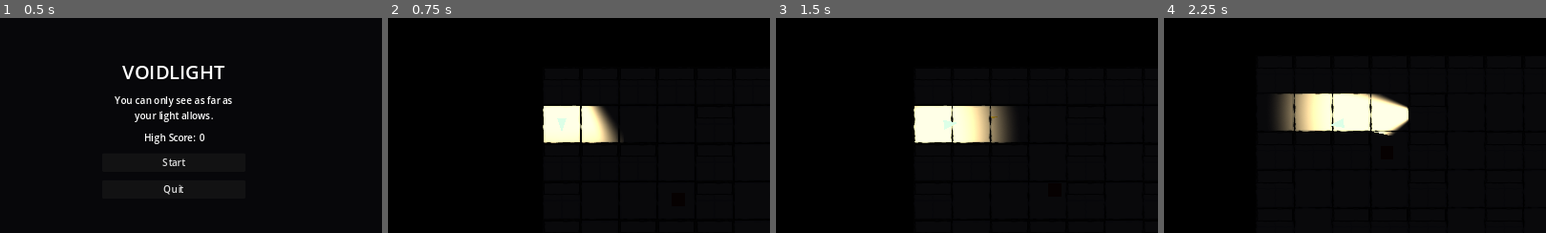
Above: before the commit, frames 1-4 (left to right).
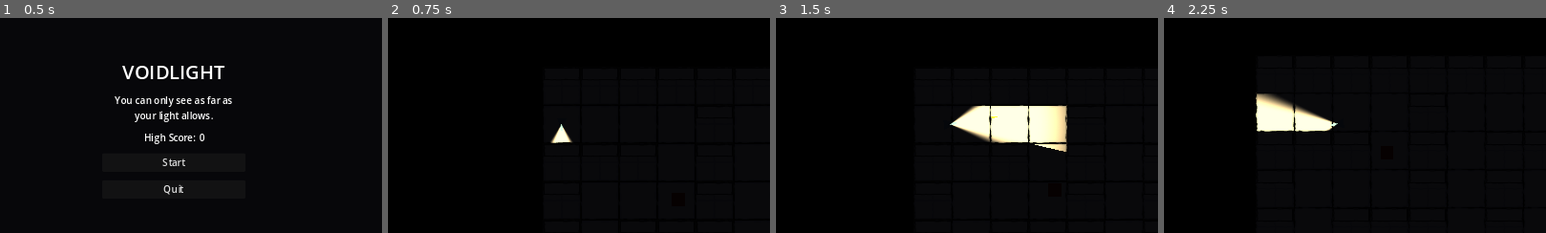
Above: after the commit, the same moments.

Repository: SonponYe/project_Voidlight
Game: Godot game, scene res://scenes/ui/main_menu.tscn
Two runs of this game, one before a commit and one after it. Both use one fixed random seed, a clock stepped at 60 frames per second and the inputs below.
Inputs (mouse positions are % of the whole screen's width and height, from its top left):
- Up to frame 1 (0.5 s): no input
- Up to frame 2 (0.75 s): click "Start" at 0.5 s
- Up to frame 3 (1.5 s): tap Enter at 1.25 s; move the mouse to (72, 45) at 1.27 s; hold D (move_right) from 1.28 s (still down); click (72, 45) at 1.35 s
- Up to frame 4 (2.25 s): move the mouse to (30, 55) at 2.02 s; release D (move_right) at 2.03 s; hold S (move_down) from 2.03 s (still down); tap Shift (sprint) at 2.1 s
The pictures show only the part of the screen within x 27-77%, y 25-75%; the shares and areas given below are measured in that part.

Frame 1 is identical in both runs. In frame 2, 2.9% of the frame differs, in the area x 40-62%, y 40-59%; in frame 3, 6.8%, in the area x 36-77%, y 40-63%; in frame 4, 6.4%.

Commit message:
Fix flashlight rendering behind the player; add muzzle flash
Root cause of "the light doesn't follow the player, it's behind
him": Godot centers a Light2D's texture on the node by default, but
the cone texture's apex (its origin point) was drawn at the image's
left edge, not its center — so the cone always rendered with its
true origin floating a half-texture-width (~140px at the default
scale) behind the player, regardless of aim direction. Rebuilt the
texture on a canvas twice the cone's reach with the apex at the
image's own center and the cone extending into the right half only,
so Godot's default centering now lands the apex exactly on the
player. Verified by rendering the actual texture to a PNG and
visually confirming the apex sits on the center crosshair.

Also added a muzzle flash: an 8-point star burst plus a brief point
light at the gun tip, both on for 60ms per shot. The point light
needed its own small radial cookie texture — same reason the cone
needed one — since a Light2D with no texture renders nothing.

Co-Authored-By: Claude Sonnet 5 <noreply@anthropic.com>

Diff:
--- a/scenes/player/player.tscn
+++ b/scenes/player/player.tscn
@@ -25,6 +25,14 @@
 [node name="GunPoint" type="Marker2D" parent="."]
 position = Vector2(16, 0)
 
+[node name="MuzzleFlash" type="Polygon2D" parent="GunPoint"]
+color = Color(1, 0.95, 0.7, 0.95)
+polygon = PackedVector2Array(12, 0, 3.5, 3.5, 0, 12, -3.5, 3.5, -12, 0, -3.5, -3.5, 0, -12, 3.5, -3.5)
+
+[node name="MuzzleLight" type="PointLight2D" parent="GunPoint"]
+color = Color(1, 0.85, 0.5, 1)
+energy = 2.0
+
 [node name="ShootAudio" type="AudioStreamPlayer2D" parent="."]
 
 [node name="HeartbeatAudio" type="AudioStreamPlayer" parent="."]
--- a/scripts/player/player.gd
+++ b/scripts/player/player.gd
@@ -14,9 +14,12 @@
 @export var sprint_noise_radius := 180.0
 @export var flashlight_range := 260.0
 @export var flashlight_half_angle_deg := 35.0
+@export var muzzle_flash_duration := 0.06
 
 @onready var flashlight: PointLight2D = $Flashlight
 @onready var gun_point: Marker2D = $GunPoint
+@onready var muzzle_flash: Polygon2D = $GunPoint/MuzzleFlash
+@onready var muzzle_light: PointLight2D = $GunPoint/MuzzleLight
 @onready var shoot_audio: AudioStreamPlayer2D = $ShootAudio
 @onready var heartbeat_audio: AudioStreamPlayer = $HeartbeatAudio
 @onready var light_toggle_audio: AudioStreamPlayer2D = $LightToggleAudio
@@ -26,10 +29,11 @@
 var _speed_multiplier := 1.0
 var _base_flashlight_range: float
 var _effect_expiry: Dictionary = {}  # effect name -> seconds remaining
-
-const _TEX_W := 256
+var _muzzle_flash_timer := 0.0
+
+const _TEX_RANGE := 240.0
+const _TEX_W := int(_TEX_RANGE * 2.0)
 const _TEX_H := 192
-const _TEX_RANGE := 240.0
 
 
 func _ready() -> void:
@@ -38,12 +42,16 @@
 	flashlight.texture = _build_cone_texture()
 	flashlight.offset = Vector2(0, 0)
 	flashlight.texture_scale = flashlight_range / _TEX_RANGE
+	muzzle_flash.visible = false
+	muzzle_light.texture = _build_muzzle_light_texture()
+	muzzle_light.enabled = false
 
 
 func _physics_process(delta: float) -> void:
 	_handle_movement()
 	_aim_at_mouse()
 	_update_effects(delta)
+	_update_muzzle_flash(delta)
 	if Input.is_action_just_pressed("shoot"):
 		_shoot()
 	if Input.is_action_just_pressed("toggle_light"):
@@ -96,7 +104,23 @@
 	BulletPool.spawn(gun_point.global_position, Vector2.RIGHT.rotated(rotation))
 	if shoot_audio and shoot_audio.stream:
 		shoot_audio.play()
+	_fire_muzzle_flash()
 	_alert_nearby_idle_enemies()
+
+
+func _fire_muzzle_flash() -> void:
+	_muzzle_flash_timer = muzzle_flash_duration
+	muzzle_flash.visible = true
+	muzzle_light.enabled = true
+
+
+func _update_muzzle_flash(delta: float) -> void:
+	if _muzzle_flash_timer <= 0.0:
+		return
+	_muzzle_flash_timer -= delta
+	if _muzzle_flash_timer <= 0.0:
+		muzzle_flash.visible = false
+		muzzle_light.enabled = false
 
 
 ## Gunshots alert nearby IDLE monsters within a radius, per the design doc.
@@ -182,13 +206,23 @@
 
 ## Builds a soft-edged cone texture once at startup: RGB white, alpha falloff
 ## by distance and angle from +X. Assigned to the PointLight2D as its cookie.
+##
+## Godot centers a Light2D's texture on the node by default. The canvas is
+## therefore built TWICE as wide as the cone's actual reach, with the cone's
+## apex placed at the image's own center (left half left fully transparent)
+## — so that default centering lands the apex exactly on the player instead
+## of the light rendering with its origin floating a half-texture-width
+## behind them (which is what "the light is behind the player" actually was).
 func _build_cone_texture() -> ImageTexture:
 	var img := Image.create(_TEX_W, _TEX_H, false, Image.FORMAT_RGBA8)
 	var half_angle := deg_to_rad(flashlight_half_angle_deg)
+	var cx := _TEX_W / 2.0
 	var cy := _TEX_H / 2.0
 	for y in _TEX_H:
 		for x in _TEX_W:
-			var dx := float(x)
+			var dx := float(x) - cx
+			if dx < 0.0:
+				continue
 			var dy := float(y) - cy
 			var dist := sqrt(dx * dx + dy * dy)
 			var denom: float = dx if dx > 0.001 else 0.001
@@ -200,3 +234,21 @@
 				a = clamp(dist_falloff * angle_falloff, 0.0, 1.0)
 			img.set_pixel(x, y, Color(1.0, 0.95, 0.82, a))
 	return ImageTexture.create_from_image(img)
+
+
+## Small omnidirectional falloff for the muzzle flash's brief point light —
+## a PointLight2D with no texture assigned renders nothing, so even this
+## tiny effect needs its own cookie, same approach as the main cone.
+func _build_muzzle_light_texture() -> ImageTexture:
+	const SIZE := 64
+	const RANGE := 30.0
+	var img := Image.create(SIZE, SIZE, false, Image.FORMAT_RGBA8)
+	var c := SIZE / 2.0
+	for y in SIZE:
+		for x in SIZE:
+			var dist := Vector2(x - c, y - c).length()
+			var a := 0.0
+			if dist <= RANGE:
+				a = 1.0 - smoothstep(RANGE * 0.3, RANGE, dist)
+			img.set_pixel(x, y, Color(1.0, 0.9, 0.6, a))
+	return ImageTexture.create_from_image(img)
